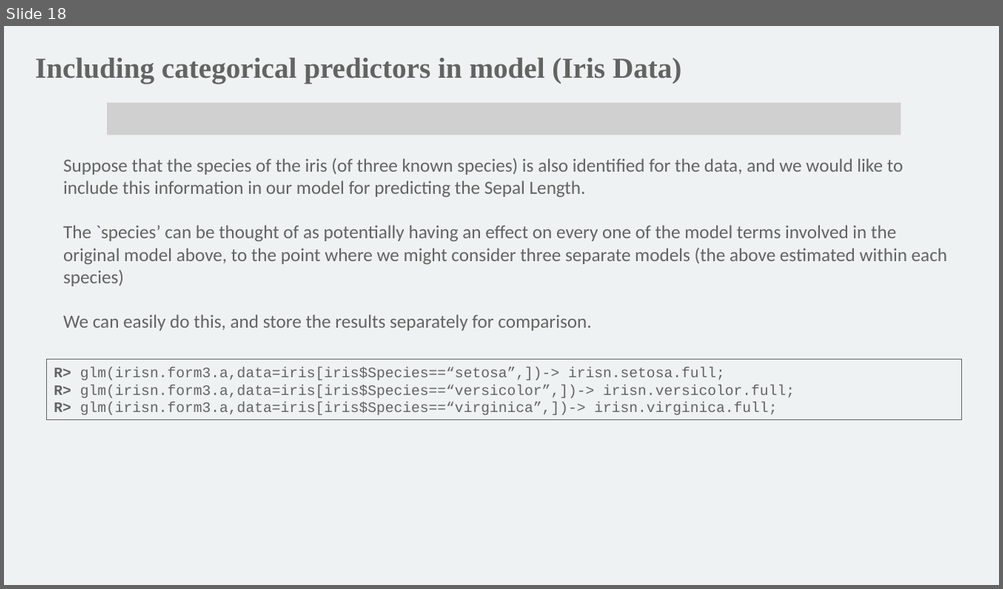
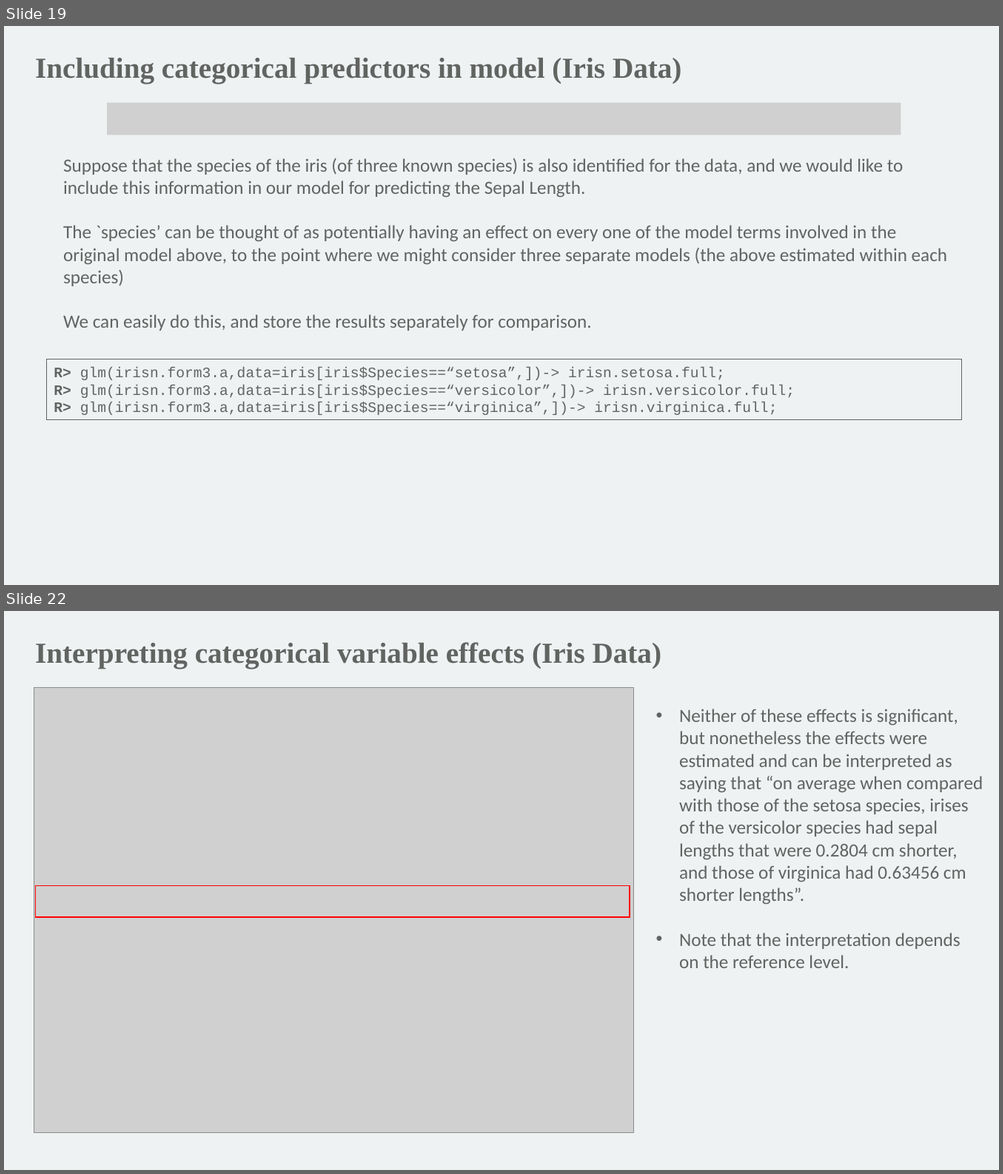
Before and after one commit to mathornton01/2022_UTSW_Lyda_Hill_Department_Beginning_R_Nanocourse, a slide deck: Slides/IntroductionToRForBeginners_DayII_MT.pptx. Shown one above the other, each under a label of ours: slide 18 before the commit, slides 19 and 22 after it; the slides between them are not shown. The pictures are 1003x589 and 1003x1174 pixels, drawn with LibreOffice and Linux fonts; fonts in the diff are those of the drawing; grey boxes stand for pictures; background and template pictures are left out. Boxes give left, top, right and bottom in pixels: in the first picture for what was removed or moved away, otherwise in the second. Text is boxed around its words. In the diff, an @@ line names an element or a change of style, - is before the commit and + after.

```diff
--- a/Slides/IntroductionToRForBeginners_DayII_MT.pptx
+++ b/Slides/IntroductionToRForBeginners_DayII_MT.pptx
@@ slide 22 added at [4,611,999,1170], background #EEF2F3 @@
@@ text added at [35,642,662,668], 28 pt, text #626462, bold @@
+Interpreting categorical variable effects (Iris Data)
@@ picture added at [34,688,633,1133] @@
@@ text added at [679,709,982,968], 18 pt, text #626462 @@
+• Neither of these effects is significant, but nonetheless the effects were estimated and can be interpreted as saying that “on average when compared with those of the setosa species, irises of the versicolor species had sepal lengths that were 0.2804 cm shorter, and those of virginica had 0.63456 cm shorter lengths”.
+• Note that the interpretation depends on the reference level.
@@ rectangle added at [35,886,629,917], outline #FF0000 1 pt @@
@@ what was slide 18 is now slide 19 @@
```
Also in this commit, not shown: 4 slides changed, 8 other slides added, 1 slide removed, 1 other file.
